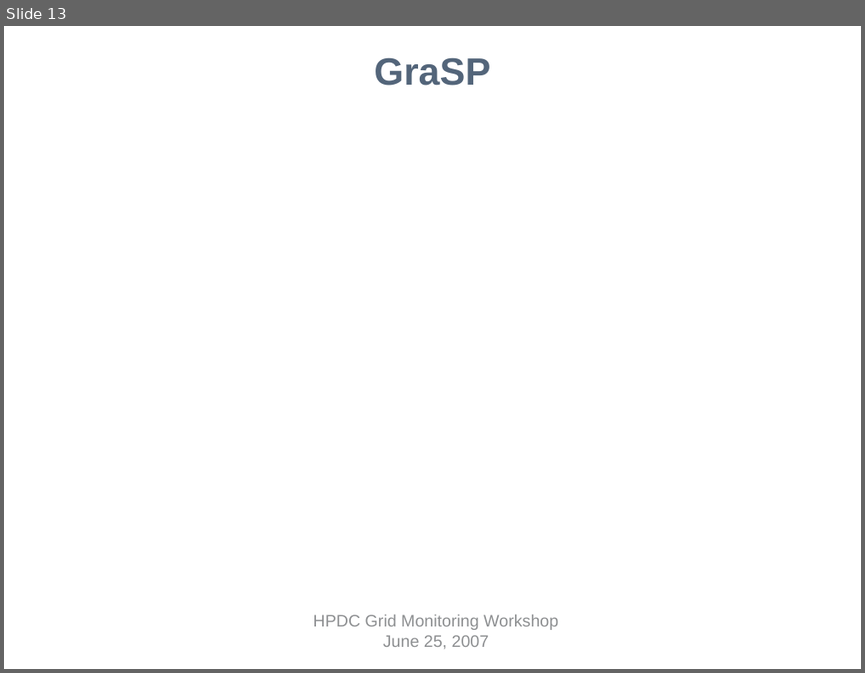
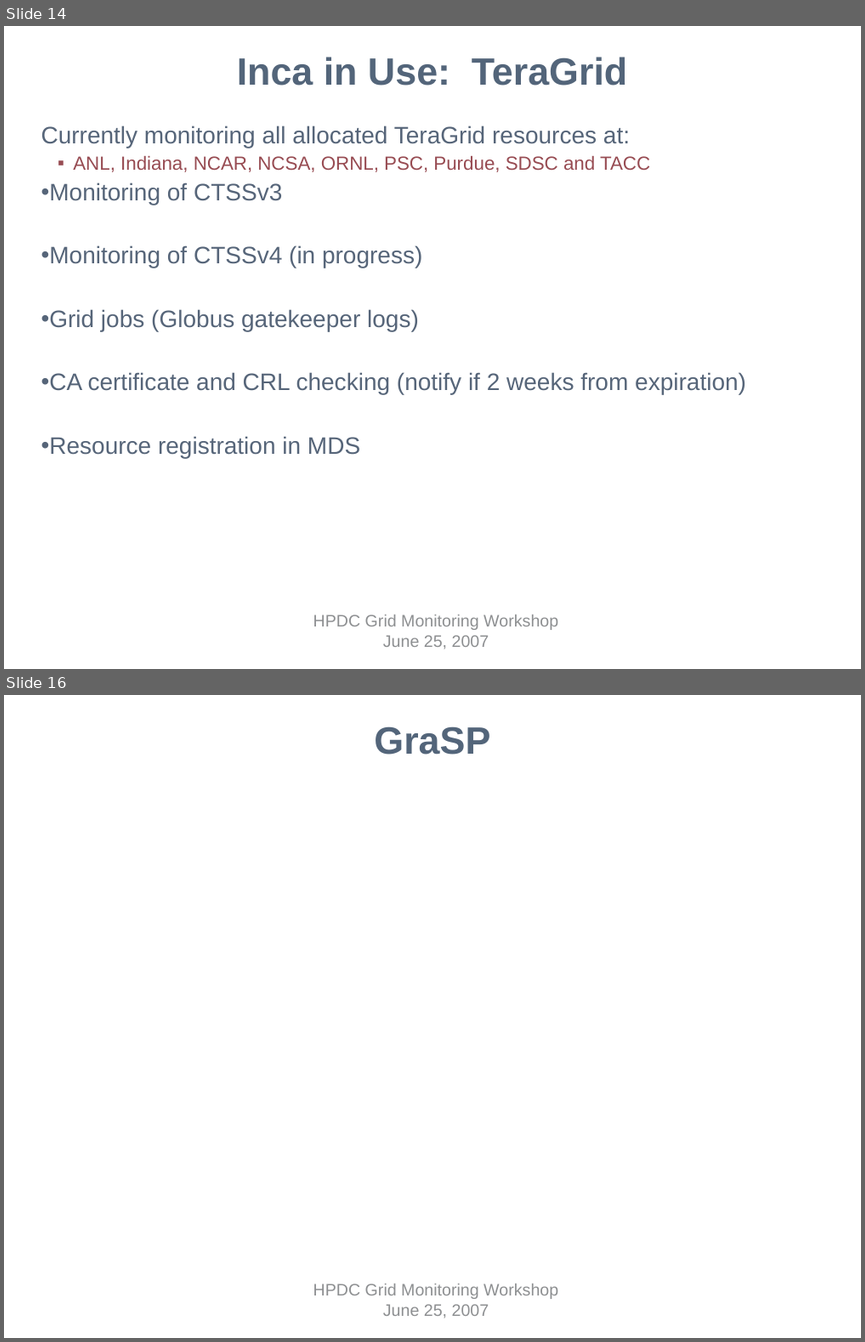
Before and after one commit to IncaProject/inca-xsede, a slide deck: talks/inca-gmw07.ppt. Shown one above the other, each under a label of ours: slide 13 before the commit, slides 14 and 16 after it; the slides between them are not shown. The pictures are 865x673 and 865x1342 pixels, drawn with LibreOffice and Linux fonts; fonts in the diff are those of the drawing; background and template pictures are left out. Boxes give left, top, right and bottom in pixels: in the first picture for what was removed or moved away, otherwise in the second. Text is boxed around its words. In the diff, an @@ line names an element or a change of style, - is before the commit and + after.

```diff
--- a/talks/inca-gmw07.ppt
+++ b/talks/inca-gmw07.ppt
@@ slide 14 added at (4, 26, 861, 669), background #FFFFFF; not listed: 1 template element that a slide beside it also shows @@
@@ title added at (237, 57, 627, 86), 32 pt, text #53657A, bold @@
+Inca in Use: TeraGrid
@@ text added at (41, 125, 746, 458), 20 pt, text #566579 @@
+Currently monitoring all allocated TeraGrid resources at:
+  ▪ ANL, Indiana, NCAR, NCSA, ORNL, PSC, Purdue, SDSC and TACC
+• Monitoring of CTSSv3
+• Monitoring of CTSSv4 (in progress)
+• Grid jobs (Globus gatekeeper logs)
+• CA certificate and CRL checking (notify if 2 weeks from expiration)
+• Resource registration in MDS
@@ what was slide 13 is now slide 16 @@
```
Also in this commit, not shown: 3 slides changed, 8 other slides added, 5 slides removed.
